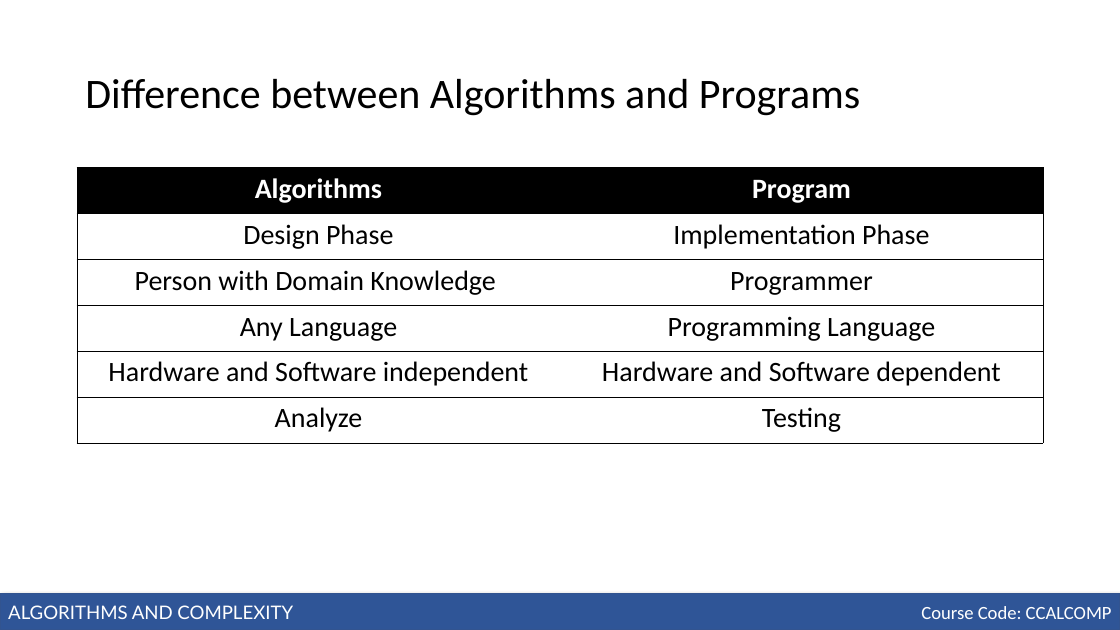
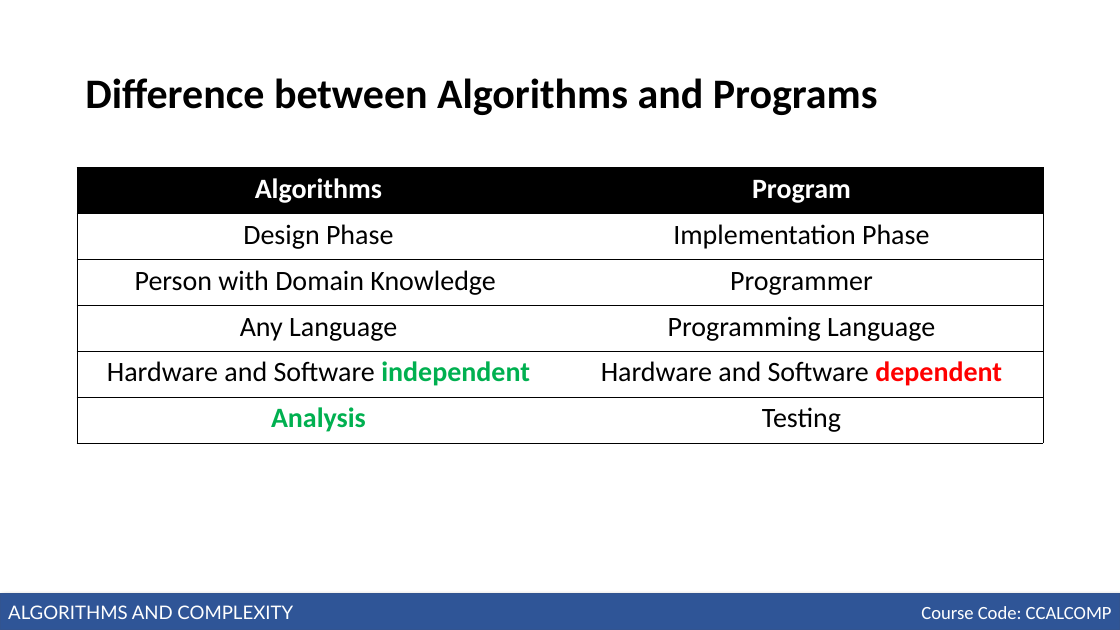
Before and after one commit to robitussin/CCALCOMP, a slide deck: slide 2 of Week 1 - Introducton to Analysis of Algorithms/Module 1 - Introduction to Analysis of Algorithms.pptx. Drawn at 1120x630 pixels with LibreOffice and Linux fonts; fonts in the diff are those of the drawing. Boxes give left, top, right and bottom in pixels: in the first picture for what was removed or moved away, otherwise in the second. Text is boxed around its words. In the diff, an @@ line names an element or a change of style, - is before the commit and + after.

Commit message:
Updated slides

```diff
--- a/Week 1 - Introducton to Analysis of Algorithms/Module 1 - Introduction to Analysis of Algorithms.pptx
+++ b/Week 1 - Introducton to Analysis of Algorithms/Module 1 - Introduction to Analysis of Algorithms.pptx
@@ title "Difference between Algorithms and Programs" at bbox=[85, 78, 878, 115]: bold on @@
@@ table at bbox=[77, 168, 1044, 444] @@
-row 6, column 1: Analyze
+row 6, column 1: Analysis
@@ text colour #000000 to #00B050 in "independent" @@
@@ bold on in "independent", "dependent" @@
@@ text colour #000000 to #FF0000 in "dependent" @@
```
Also in this commit, not shown: 2 other slides changed, 2 other files.
